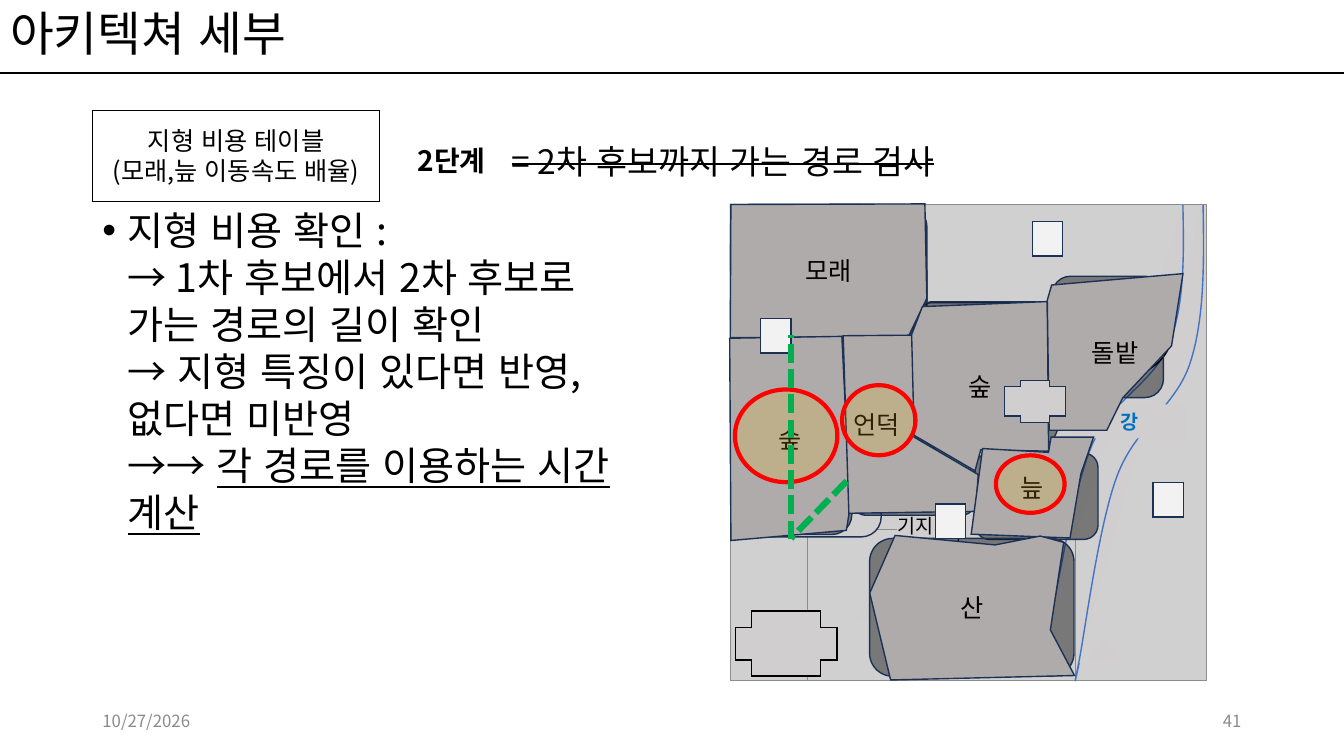
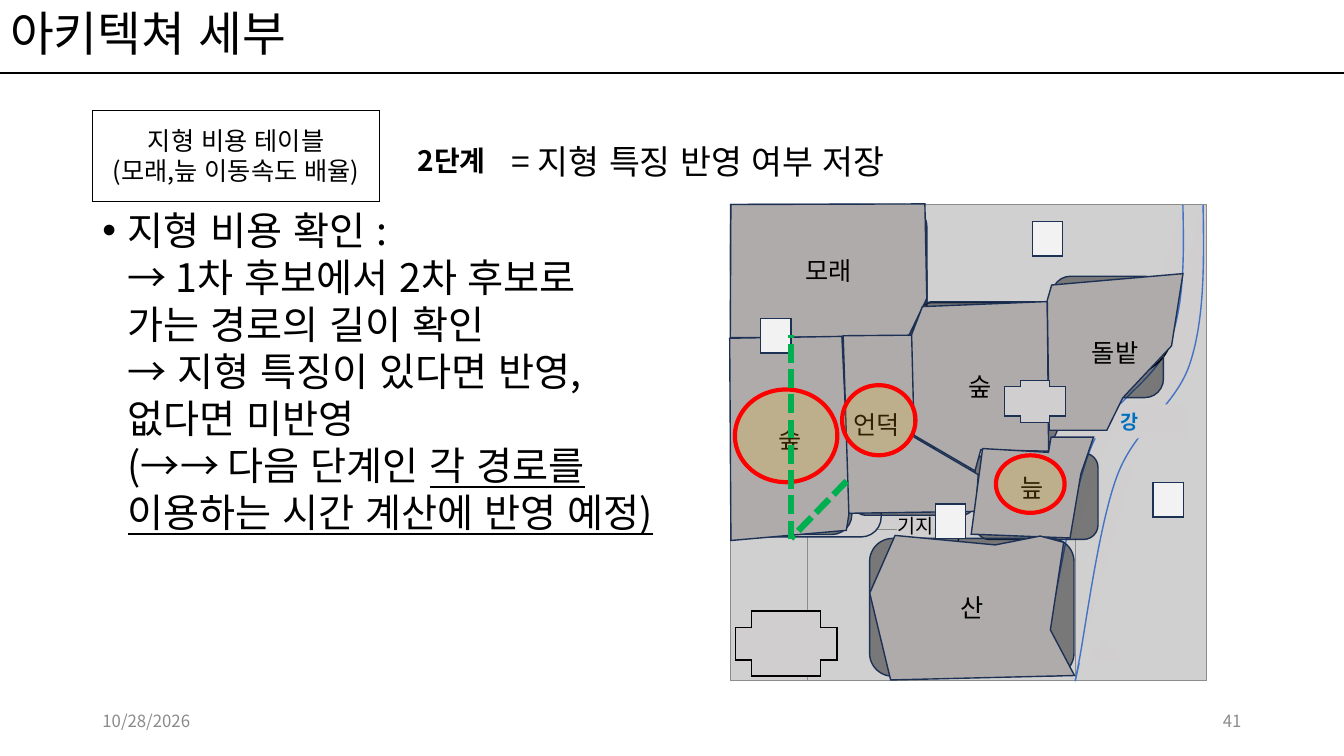
Before and after one commit to kwakyerin/2026_Graduation_Project, a slide deck: slide 41 of documents/HyunahKwon/design/designing/for_teammates/배트와 달트_기획.pptx. Drawn at 1344x756 pixels with LibreOffice and Linux fonts; fonts in the diff are those of the drawing; grey boxes stand for pictures. Boxes give left, top, right and bottom in pixels: in the first picture for what was removed or moved away, otherwise in the second. Text is boxed around its words. In the diff, an @@ line names an element or a change of style, - is before the commit and + after.

Commit message:
아키텍쳐 지형 고려 단계 기획 및 정리 완료
전체 기획서에 해당 내용 위치함

```diff
--- a/documents/HyunahKwon/design/designing/for_teammates/배트와 달트_기획.pptx
+++ b/documents/HyunahKwon/design/designing/for_teammates/배트와 달트_기획.pptx
@@ text at [538, 146, 885, 177]: text changed @@
-= 2차 후보까지 가는 경로 검사
+= 지형 특징 반영 여부 저장
@@ text at [128, 212, 653, 535]: text changed @@
-• 지형 비용 확인 :
-  → 1차 후보에서 2차 후보로 가는 경로의 길이 확인
-  → 지형 특징이 있다면 반영, 없다면 미반영
-  →→ 각 경로를 이용하는 시간 계산
+• 지형 비용 확인 :
+  → 1차 후보에서 2차 후보로 가는 경로의 길이 확인
+  → 지형 특징이 있다면 반영, 없다면 미반영
+  (→→ 다음 단계인 각 경로를 이용하는 시간 계산에 반영 예정)
@@ text at [102, 714, 190, 730]: text changed @@
-10/27/2026
+10/28/2026
```
Also in this commit, not shown: 70 other slides changed, 3 slides added, 1 other file.
